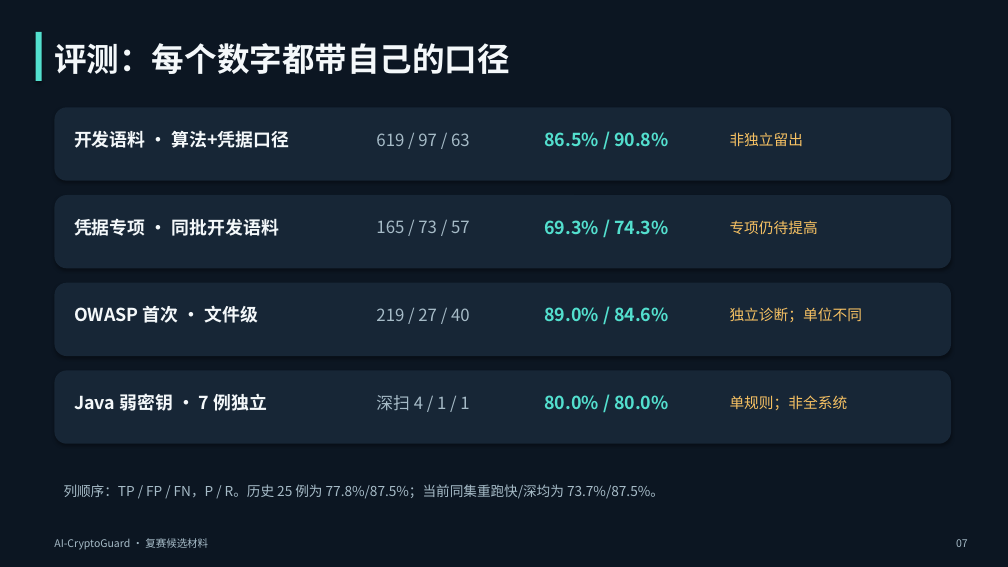
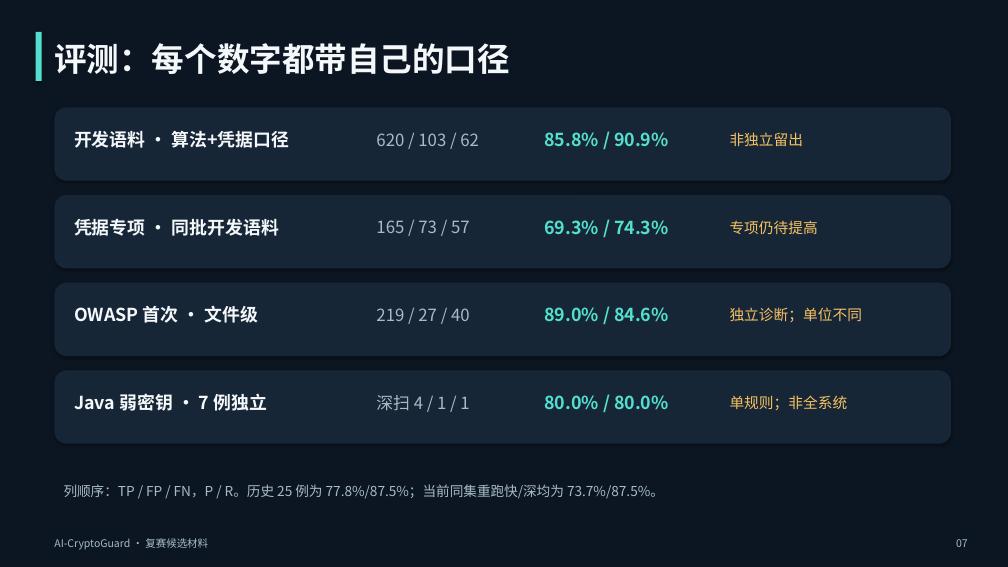
Before and after one commit to Rant-yang/AI-CryptoGuard, a slide deck: slide 7 of docs/AI-CryptoGuard-答辩候选版.pptx. Drawn at 1008x567 pixels with LibreOffice and Linux fonts; fonts in the diff are those of the drawing. Boxes give left, top, right and bottom in pixels: in the first picture for what was removed or moved away, otherwise in the second. Text is boxed around its words. In the diff, an @@ line names an element or a change of style, - is before the commit and + after.

```diff
--- a/docs/AI-CryptoGuard-答辩候选版.pptx
+++ b/docs/AI-CryptoGuard-答辩候选版.pptx
@@ text at (x1=376, y1=133, x2=479, y2=146): text changed @@
-619 / 97 / 63
+620 / 103 / 62
@@ text at (x1=544, y1=132, x2=669, y2=146): text changed @@
-86.5% / 90.8%
+85.8% / 90.9%
```
Also in this commit, not shown: 1 other slide changed, 6 other files.
